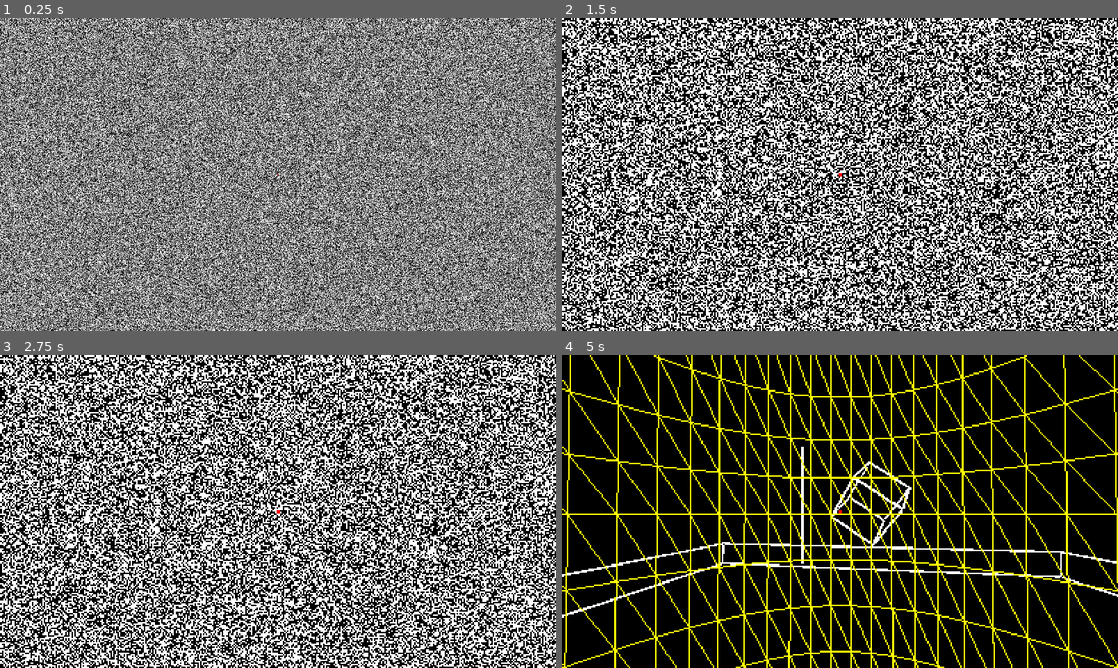
Above: before the commit, frames 1-4 (two rows, left to right).
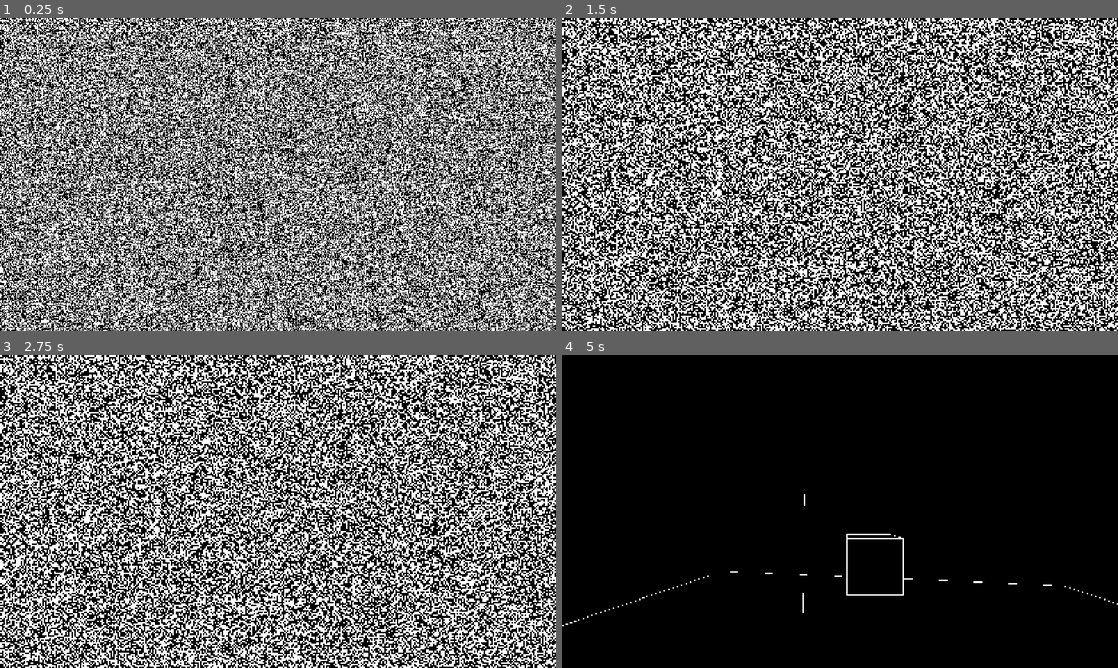
Above: after the commit, the same moments.

Repository: e-thab/motion-shaders
Game: Godot game, scene res://main.tscn
The game is run twice, just before and just after one commit, with the same random seed, the same clock (stepped at 60 frames per second) and the same inputs.
Inputs (mouse positions are in pixels of both pictures, inside the frame that each line leads up to):
- Up to frame 1 (0.25 s): no input
- Up to frame 2 (1.5 s): tap Enter (ui_accept) at 0.5 s; move the mouse to (867, 174) at 0.52 s; hold Up (ui_up) from 0.53 s (still down); tap Mouse wheel down (res_decrease) at 0.6 s; tap Space (jump) at 0.77 s; tap Mouse wheel up (res_increase) at 0.8, 1.35 s; move the mouse to (812, 174) at 1.27 s
- Up to frame 3 (2.75 s): keep holding Up (ui_up); tap Space (jump) at 1.52 s; tap V (wire_toggle, bound only before the commit) at 1.55, 2.1 s; move the mouse to (289, 505) at 2.02 s; tap G (toggle_occlusion, bound only after the commit) at 2.3 s
- Up to frame 4 (5 s): keep holding Up (ui_up); move the mouse to (834, 517) at 2.77 s; tap G (toggle_occlusion, bound only after the commit) at 2.85 s; tap Space (jump) at 3.02, 3.77, 4.52 s; tap Mouse wheel down (res_decrease) at 3.05 s; move the mouse to (878, 514) at 3.52 s; tap Ctrl (crouch) at 3.6 s; tap Mouse wheel up (res_increase) at 3.8 s; tap P (pause) at 4.15 s; move the mouse to (795, 508) at 4.27 s; tap F (overlay_toggle) at 4.35 s; tap V (wire_toggle, bound only before the commit) at 4.55 s

The runs differ from the first frame. In frame 1, 83% of the frame differs, in the area x 0-100%, y 0-100%; in frame 2, 1.0%; in frame 3, 12%; in frame 4, 15%.

Commit message:
fill group, cleanup, initial build

Diff:
--- a/CubeMesh.gd
+++ b/CubeMesh.gd
@@ -1,6 +1,7 @@
 extends MeshInstance3D
 
-var last_mouse_pos : Vector2 = Vector2.ZERO
+#var last_mouse_pos : Vector2 = Vector2.ZERO
+var paused = false
 
 
 # Called when the node enters the scene tree for the first time.
@@ -10,16 +11,19 @@
 
 # Called every frame. 'delta' is the elapsed time since the previous frame.
 func _process(delta):
-	#rotate(Vector3.UP, delta*PI/4)
-	pass
+	if !paused:
+		rotate(Vector3.UP, delta*PI/4)
 
-func _input(event):
-	# Mouse in viewport coordinates.
-	if event is InputEventMouseMotion:
-		var x_change = event.position.x - last_mouse_pos.x
-		var y_change = event.position.y - last_mouse_pos.y
+#func _input(event):
+	## Mouse in viewport coordinates.
+	#if event is InputEventMouseMotion:
+		#var x_change = event.position.x - last_mouse_pos.x
+		#var y_change = event.position.y - last_mouse_pos.y
+		#
+		#rotate(Vector3.UP, x_change/128)
+		#rotate(Vector3.RIGHT, y_change/128)
+		#
+		#last_mouse_pos = event.position
 
-		rotate(Vector3.UP, x_change/128)
-		rotate(Vector3.RIGHT, y_change/128)
-
-		last_mouse_pos = event.position
+func pause(mode = true):
+	paused = mode
--- a/main.gd
+++ b/main.gd
@@ -3,17 +3,20 @@
 @export var resolution_scale : int = 1
 
 @onready var rod : MeshInstance3D = $RodMesh
+@onready var cube : Node3D = $Cube
+
+@onready var character : CharacterBody3D = $Character
 @onready var charView : SubViewport = $Character/UserInterface/HeadcamVPContainer/HeadcamViewport
+@onready var charCam : Camera3D = $Character.CAMERA
 @onready var renderViewContainer : SubViewportContainer = $Character/UserInterface/RenderVPContainer
 @onready var renderView : SubViewport = $Character/UserInterface/RenderVPContainer/RenderViewport
-
-#@onready var stagingCam : Camera3D = $StagingVPContainer/StagingViewport/StagingCamera
-@onready var charCam : Camera3D = $Character.CAMERA
+@onready var spawnPos : Vector3 = $Character.position
 
 var time_elapsed = 0.0
 var frame_time = 2.0
 var snap = 0
 var paused = false
+var occluding = true
 
 var init_width = 1152
 var init_height = 648
@@ -39,35 +42,50 @@
 
 # Called every frame. 'delta' is the elapsed time since the previous frame.
 func _process(delta: float) -> void:
+	## Toggle pause state
 	if Input.is_action_just_pressed("pause"):
 		if paused:
 			paused = false
-			Engine.time_scale = 1.0
 		else:
 			paused = true
-			Engine.time_scale = 0.0
 
+	## Show/hide shader overlay
 	if Input.is_action_just_pressed("overlay_toggle"):
 		if renderViewContainer.visible:
 			renderViewContainer.hide()
 		else:
 			renderViewContainer.show()
 
-	if Input.is_action_just_pressed("wire_toggle"):
-		charView.debug_draw = Viewport.DEBUG_DRAW_WIREFRAME
-
+	## Increase/decrease resolution scale
 	if Input.is_action_just_released("res_increase"):
 		resolution_scale += 1
-		print(resolution_scale)
+		print("resolution scale: ", resolution_scale)
 		set_res_scale()
 	elif Input.is_action_just_released("res_decrease"):
 		resolution_scale = max(resolution_scale-1, 1)
-		print(resolution_scale)
+		print("resolution scale: ", resolution_scale)
 		set_res_scale()
 
-	## Oscillate the rod
-	rod.position.x = 3 * cos(time_elapsed*PI/6)
-	time_elapsed += delta
+	## Show/hide objects in 'fill' group based on toggle
+	if Input.is_action_just_pressed("toggle_occlusion"):
+		if occluding:
+			occluding = false
+			get_tree().call_group("fill", "hide")
+			print("occlusion off")
+		else:
+			occluding = true
+			get_tree().call_group("fill", "show")
+			print("occlusion on")
+
+	if !paused:
+		## Oscillate the rod & rotate the cube
+		rod.position.x = 3 * cos(time_elapsed*PI/6)
+		time_elapsed += delta
+		cube.rotate(Vector3.UP, delta*PI/4)
+
+	## Respawn if char has fallen some distance
+	if character.position.y < -50.0:
+		character.position = spawnPos
 
 	frame_time += delta
 	get_snapshots()
--- a/main.tscn
+++ b/main.tscn
@@ -8,7 +8,6 @@
 [ext_resource type="Material" uid="uid://bry5p6soxyg17" path="res://flat_material.tres" id="5_2nx5s"]
 [ext_resource type="Material" uid="uid://c0xbnijvt885a" path="res://vantablack.tres" id="5_27n1h"]
 [ext_resource type="Environment" uid="uid://bm8q134u8ih5q" path="res://binary_environment.tres" id="6_eemhp"]
-[ext_resource type="Script" path="res://CubeMesh.gd" id="6_ii5mm"]
 [ext_resource type="Texture2D" uid="uid://vxnop2gv25b1" path="res://images/square_2x2.png" id="7_sfkqm"]
 [ext_resource type="Script" path="res://fpc/debug.gd" id="7_y7c8x"]
 [ext_resource type="Script" path="res://fpc/EditorModule.gd" id="8_260n1"]
@@ -164,7 +163,7 @@
 tracks/0/type = "bezier"
 tracks/0/imported = false
 tracks/0/enabled = true
-tracks/0/path = NodePath("HeadcamViewport/Camera:position:x")
+tracks/0/path = NodePath("RemoteTransform3D:position:x")
 tracks/0/interp = 1
 tracks/0/loop_wrap = true
 tracks/0/keys = {
@@ -175,7 +174,7 @@
 tracks/1/type = "bezier"
 tracks/1/imported = false
 tracks/1/enabled = true
-tracks/1/path = NodePath("HeadcamViewport/Camera:position:y")
+tracks/1/path = NodePath("RemoteTransform3D:position:y")
 tracks/1/interp = 1
 tracks/1/loop_wrap = true
 tracks/1/keys = {
@@ -191,7 +190,7 @@
 tracks/0/type = "bezier"
 tracks/0/imported = false
 tracks/0/enabled = true
-tracks/0/path = NodePath("HeadcamViewport/Camera:position:x")
+tracks/0/path = NodePath("RemoteTransform3D:position:x")
 tracks/0/interp = 1
 tracks/0/loop_wrap = true
 tracks/0/keys = {
@@ -202,7 +201,7 @@
 tracks/1/type = "bezier"
 tracks/1/imported = false
 tracks/1/enabled = true
-tracks/1/path = NodePath("HeadcamViewport/Camera:position:y")
+tracks/1/path = NodePath("RemoteTransform3D:position:y")
 tracks/1/interp = 1
 tracks/1/loop_wrap = true
 tracks/1/keys = {
@@ -218,7 +217,7 @@
 tracks/0/type = "bezier"
 tracks/0/imported = false
 tracks/0/enabled = true
-tracks/0/path = NodePath("HeadcamViewport/Camera:position:x")
+tracks/0/path = NodePath("RemoteTransform3D:position:x")
 tracks/0/interp = 1
 tracks/0/loop_wrap = true
 tracks/0/keys = {
@@ -229,7 +228,7 @@
 tracks/1/type = "bezier"
 tracks/1/imported = false
 tracks/1/enabled = true
-tracks/1/path = NodePath("HeadcamViewport/Camera:position:y")
+tracks/1/path = NodePath("RemoteTransform3D:position:y")
 tracks/1/interp = 1
 tracks/1/loop_wrap = true
 tracks/1/keys = {
@@ -250,7 +249,7 @@
 tracks/0/type = "value"
 tracks/0/imported = false
 tracks/0/enabled = true
-tracks/0/path = NodePath("HeadcamViewport/Camera:rotation")
+tracks/0/path = NodePath("RemoteTransform3D:rotation")
 tracks/0/interp = 1
 tracks/0/loop_wrap = true
 tracks/0/keys = {
@@ -262,7 +261,7 @@
 tracks/1/type = "value"
 tracks/1/imported = false
 tracks/1/enabled = true
-tracks/1/path = NodePath("HeadcamViewport/Camera:position")
+tracks/1/path = NodePath("RemoteTransform3D:position")
 tracks/1/interp = 1
 tracks/1/loop_wrap = true
 tracks/1/keys = {
@@ -278,7 +277,7 @@
 tracks/0/type = "value"
 tracks/0/imported = false
 tracks/0/enabled = true
-tracks/0/path = NodePath("HeadcamViewport/Camera:rotation")
+tracks/0/path = NodePath("RemoteTransform3D:rotation")
 tracks/0/interp = 2
 tracks/0/loop_wrap = true
 tracks/0/keys = {
@@ -294,7 +293,7 @@
 tracks/0/type = "value"
 tracks/0/imported = false
 tracks/0/enabled = true
-tracks/0/path = NodePath("HeadcamViewport/Camera:rotation")
+tracks/0/path = NodePath("RemoteTransform3D:rotation")
 tracks/0/interp = 2
 tracks/0/loop_wrap = true
 tracks/0/keys = {
@@ -306,7 +305,7 @@
 tracks/1/type = "value"
 tracks/1/imported = false
 tracks/1/enabled = true
-tracks/1/path = NodePath("HeadcamViewport/Camera:position")
+tracks/1/path = NodePath("RemoteTransform3D:position")
 tracks/1/interp = 1
 tracks/1/loop_wrap = true
 tracks/1/keys = {
@@ -322,7 +321,7 @@
 tracks/0/type = "value"
 tracks/0/imported = false
 tracks/0/enabled = true
-tracks/0/path = NodePath("HeadcamViewport/Camera:rotation")
+tracks/0/path = NodePath("RemoteTransform3D:rotation")
 tracks/0/interp = 2
 tracks/0/loop_wrap = true
 tracks/0/keys = {
@@ -334,7 +333,7 @@
 tracks/1/type = "value"
 tracks/1/imported = false
 tracks/1/enabled = true
-tracks/1/path = NodePath("HeadcamViewport/Camera:position")
+tracks/1/path = NodePath("RemoteTransform3D:position")
 tracks/1/interp = 1
 tracks/1/loop_wrap = true
 tracks/1/keys = {
@@ -368,10 +367,10 @@
 
 [sub_resource type="SphereShape3D" id="SphereShape3D_k4wwl"]
 
-[sub_resource type="BoxMesh" id="BoxMesh_nk3eq"]
-
 [sub_resource type="BoxMesh" id="BoxMesh_kpu5m"]
 size = Vector3(0.02, 1.02, 0.02)
+
+[sub_resource type="BoxMesh" id="BoxMesh_nk3eq"]
 
 [sub_resource type="CapsuleMesh" id="CapsuleMesh_07ui4"]
 radius = 0.01
@@ -388,6 +387,7 @@
 
 [node name="Main" type="Node3D"]
 script = ExtResource("1_oeid1")
+resolution_scale = 2
 
 [node name="Character" type="CharacterBody3D" parent="." node_paths=PackedStringArray("HEAD", "CAMERA", "HEADBOB_ANIMATION", "JUMP_ANIMATION", "CROUCH_ANIMATION", "COLLISION_MESH")]
 transform = Transform3D(1, 0, 0, 0, 1, 0, 0, 0, 1, 0, 0, 1.90698)
@@ -500,6 +500,7 @@
 mouse_filter = 1
 
 [node name="Reticle" type="TextureRect" parent="Character/UserInterface/Overlay"]
+visible = false
 self_modulate = Color(1, 0, 0, 1)
 custom_minimum_size = Vector2(2, 2)
 layout_mode = 1
@@ -546,148 +547,149 @@
 [node name="EditorModule" type="Node" parent="Character"]
 script = ExtResource("8_260n1")
 
-[node name="CubeMesh" type="MeshInstance3D" parent="."]
-transform = Transform3D(1, 0, 0, 0, 1, -1.78814e-07, 0, -1.78814e-07, 1, 0, 0, -2.32466)
+[node name="Cube" type="Node3D" parent="."]
+transform = Transform3D(1, 0, 0, 0, 1, 0, 0, 0, 1, 0, 2.08167e-17, -2.325)
+
+[node name="Frame" type="Node3D" parent="Cube"]
+
+[node name="MeshInstance3D" type="MeshInstance3D" parent="Cube/Frame"]
+transform = Transform3D(1, 0, 0, 0, 1, -1.78814e-07, 0, -1.78814e-07, 1, 0.5, -8.9407e-08, 0.5)
+mesh = SubResource("BoxMesh_kpu5m")
+skeleton = NodePath("../../Fill")
+
+[node name="MeshInstance3D2" type="MeshInstance3D" parent="Cube/Frame"]
+transform = Transform3D(1, 0, 0, 0, 1, -1.78814e-07, 0, -1.78814e-07, 1, -0.5, 0, 0.5)
+mesh = SubResource("BoxMesh_kpu5m")
+skeleton = NodePath("../../Fill")
+
+[node name="MeshInstance3D3" type="MeshInstance3D" parent="Cube/Frame"]
+transform = Transform3D(1, 0, 0, 0, 1, -1.78814e-07, 0, -1.78814e-07, 1, 0.5, 0, -0.5)
+mesh = SubResource("BoxMesh_kpu5m")
+skeleton = NodePath("../../Fill")
+
+[node name="MeshInstance3D4" type="MeshInstance3D" parent="Cube/Frame"]
+transform = Transform3D(1, 0, 0, 0, 1, -1.78814e-07, 0, -1.78814e-07, 1, -0.5, 0, -0.5)
+mesh = SubResource("BoxMesh_kpu5m")
+skeleton = NodePath("../../Fill")
+
+[node name="MeshInstance3D5" type="MeshInstance3D" parent="Cube/Frame"]
+transform = Transform3D(1, 0, 0, 0, 1.35103e-07, -1, 0, 1, -2.22525e-07, 0.5, -0.500255, 0)
+mesh = SubResource("BoxMesh_kpu5m")
+skeleton = NodePath("../../Fill")
+
+[node name="MeshInstance3D6" type="MeshInstance3D" parent="Cube/Frame"]
+transform = Transform3D(1, 0, 0, 0, 1.35103e-07, -1, 0, 1, -2.22525e-07, -0.5, -0.499915, 0)
+mesh = SubResource("BoxMesh_kpu5m")
+skeleton = NodePath("../../Fill")
+
+[node name="MeshInstance3D7" type="MeshInstance3D" parent="Cube/Frame"]
+transform = Transform3D(1, 0, 0, 0, 1.35103e-07, -1, 0, 1, -2.22525e-07, 0.5, 0.500085, 0)
+mesh = SubResource("BoxMesh_kpu5m")
+skeleton = NodePath("../../Fill")
+
+[node name="MeshInstance3D8" type="MeshInstance3D" parent="Cube/Frame"]
+transform = Transform3D(1, 0, 0, 0, 1.35103e-07, -1, 0, 1, -2.22525e-07, -0.5, 0.500085, 0)
+mesh = SubResource("BoxMesh_kpu5m")
+skeleton = NodePath("../../Fill")
+
+[node name="MeshInstance3D9" type="MeshInstance3D" parent="Cube/Frame"]
+transform = Transform3D(-4.37114e-08, -1, 1.78814e-07, 1, -4.37114e-08, 7.81621e-15, 0, -1.78814e-07, 1, 4.51996e-08, 0.5, 0.5)
+mesh = SubResource("BoxMesh_kpu5m")
+skeleton = NodePath("../../Fill")
+
+[node name="MeshInstance3D10" type="MeshInstance3D" parent="Cube/Frame"]
+transform = Transform3D(-4.37114e-08, -1, 1.78814e-07, 1, -4.37114e-08, 7.81621e-15, 0, -1.78814e-07, 1, -4.96057e-10, -0.5, 0.5)
+mesh = SubResource("BoxMesh_kpu5m")
+skeleton = NodePath("../../Fill")
+
+[node name="MeshInstance3D11" type="MeshInstance3D" parent="Cube/Frame"]
+transform = Transform3D(-4.37114e-08, -1, 1.78814e-07, 1, -4.37114e-08, 7.81621e-15, 0, -1.78814e-07, 1, -4.42074e-08, 0.5, -0.5)
+mesh = SubResource("BoxMesh_kpu5m")
+skeleton = NodePath("../../Fill")
+
+[node name="MeshInstance3D12" type="MeshInstance3D" parent="Cube/Frame"]
+transform = Transform3D(-4.37114e-08, -1, 1.78814e-07, 1, -4.37114e-08, 7.81621e-15, 0, -1.78814e-07, 1, -4.96057e-10, -0.5, -0.5)
+mesh = SubResource("BoxMesh_kpu5m")
+skeleton = NodePath("../../Fill")
+
+[node name="Fill" type="MeshInstance3D" parent="Cube" groups=["fill"]]
+transform = Transform3D(1, 0, 0, 0, 1, -1.78814e-07, 0, -1.78814e-07, 1, 0, -2.08167e-17, 0.000339985)
 mesh = SubResource("BoxMesh_nk3eq")
+skeleton = NodePath("../..")
 surface_material_override/0 = ExtResource("5_27n1h")
-script = ExtResource("6_ii5mm")
-
-[node name="FrameMesh" type="MeshInstance3D" parent="."]
-transform = Transform3D(1, 0, 0, 0, 1, 0, 0, 0, 1, 0, 0, -2.325)
-script = ExtResource("6_ii5mm")
-
-[node name="MeshInstance3D" type="MeshInstance3D" parent="FrameMesh"]
-transform = Transform3D(1, 0, 0, 0, 1, -1.78814e-07, 0, -1.78814e-07, 1, 0.5, -8.9407e-08, 0.5)
-mesh = SubResource("BoxMesh_kpu5m")
-skeleton = NodePath("../../CubeMesh")
-
-[node name="MeshInstance3D2" type="MeshInstance3D" parent="FrameMesh"]
-transform = Transform3D(1, 0, 0, 0, 1, -1.78814e-07, 0, -1.78814e-07, 1, -0.5, 0, 0.5)
-mesh = SubResource("BoxMesh_kpu5m")
-skeleton = NodePath("../../CubeMesh")
-
-[node name="MeshInstance3D3" type="MeshInstance3D" parent="FrameMesh"]
-transform = Transform3D(1, 0, 0, 0, 1, -1.78814e-07, 0, -1.78814e-07, 1, 0.5, 0, -0.5)
-mesh = SubResource("BoxMesh_kpu5m")
-skeleton = NodePath("../../CubeMesh")
-
-[node name="MeshInstance3D4" type="MeshInstance3D" parent="FrameMesh"]
-transform = Transform3D(1, 0, 0, 0, 1, -1.78814e-07, 0, -1.78814e-07, 1, -0.5, 0, -0.5)
-mesh = SubResource("BoxMesh_kpu5m")
-skeleton = NodePath("../../CubeMesh")
-
-[node name="MeshInstance3D5" type="MeshInstance3D" parent="FrameMesh"]
-transform = Transform3D(1, 0, 0, 0, 1.35103e-07, -1, 0, 1, -2.22525e-07, 0.5, -0.500255, 0)
-mesh = SubResource("BoxMesh_kpu5m")
-skeleton = NodePath("../../CubeMesh")
-
-[node name="MeshInstance3D6" type="MeshInstance3D" parent="FrameMesh"]
-transform = Transform3D(1, 0, 0, 0, 1.35103e-07, -1, 0, 1, -2.22525e-07, -0.5, -0.499915, 0)
-mesh = SubResource("BoxMesh_kpu5m")
-skeleton = NodePath("../../CubeMesh")
-
-[node name="MeshInstance3D7" type="MeshInstance3D" parent="FrameMesh"]
-transform = Transform3D(1, 0, 0, 0, 1.35103e-07, -1, 0, 1, -2.22525e-07, 0.5, 0.500085, 0)
-mesh = SubResource("BoxMesh_kpu5m")
-skeleton = NodePath("../../CubeMesh")
-
-[node name="MeshInstance3D8" type="MeshInstance3D" parent="FrameMesh"]
-transform = Transform3D(1, 0, 0, 0, 1.35103e-07, -1, 0, 1, -2.22525e-07, -0.5, 0.500085, 0)
-mesh = SubResource("BoxMesh_kpu5m")
-skeleton = NodePath("../../CubeMesh")
-
-[node name="MeshInstance3D9" type="MeshInstance3D" parent="FrameMesh"]
-transform = Transform3D(-4.37114e-08, -1, 1.78814e-07, 1, -4.37114e-08, 7.81621e-15, 0, -1.78814e-07, 1, 4.51996e-08, 0.5, 0.5)
-mesh = SubResource("BoxMesh_kpu5m")
-skeleton = NodePath("../../CubeMesh")
-
-[node name="MeshInstance3D10" type="MeshInstance3D" parent="FrameMesh"]
-transform = Transform3D(-4.37114e-08, -1, 1.78814e-07, 1, -4.37114e-08, 7.81621e-15, 0, -1.78814e-07, 1, -4.96057e-10, -0.5, 0.5)
-mesh = SubResource("BoxMesh_kpu5m")
-skeleton = NodePath("../../CubeMesh")
-
-[node name="MeshInstance3D11" type="MeshInstance3D" parent="FrameMesh"]
-transform = Transform3D(-4.37114e-08, -1, 1.78814e-07, 1, -4.37114e-08, 7.81621e-15, 0, -1.78814e-07, 1, -4.42074e-08, 0.5, -0.5)
-mesh = SubResource("BoxMesh_kpu5m")
-skeleton = NodePath("../../CubeMesh")
-
-[node name="MeshInstance3D12" type="MeshInstance3D" parent="FrameMesh"]
-transform = Transform3D(-4.37114e-08, -1, 1.78814e-07, 1, -4.37114e-08, 7.81621e-15, 0, -1.78814e-07, 1, -4.96057e-10, -0.5, -0.5)
-mesh = SubResource("BoxMesh_kpu5m")
-skeleton = NodePath("../../CubeMesh")
 
 [node name="RodMesh" type="MeshInstance3D" parent="."]
 transform = Transform3D(1, 0, 0, 0, 1, 0, 0, 0, 1, 0, 0, -3.12999)
 mesh = SubResource("CapsuleMesh_07ui4")
 surface_material_override/0 = ExtResource("5_2nx5s")
 
-[node name="Node3D" type="Node3D" parent="."]
-
-[node name="CSGBox3D" type="CSGBox3D" parent="Node3D"]
+[node name="Floor" type="Node3D" parent="."]
+
+[node name="Frame" type="Node3D" parent="Floor"]
+transform = Transform3D(1, 0, 0, 0, 1, 0, 0, 0, 1, 0, -2.25, 0)
+
+[node name="MeshInstance3D" type="MeshInstance3D" parent="Floor/Frame"]
+transform = Transform3D(1, 0, 0, 0, 1, -1.78814e-07, 0, -1.78814e-07, 1, 7.5, 0, 7.5)
+mesh = SubResource("BoxMesh_tamp0")
+skeleton = NodePath("../../../Cube/Fill")
+
+[node name="MeshInstance3D2" type="MeshInstance3D" parent="Floor/Frame"]
+transform = Transform3D(1, 0, 0, 0, 1, -1.78814e-07, 0, -1.78814e-07, 1, -7.5, 0, 7.5)
+mesh = SubResource("BoxMesh_tamp0")
+skeleton = NodePath("../../../Cube/Fill")
+
+[node name="MeshInstance3D3" type="MeshInstance3D" parent="Floor/Frame"]
+transform = Transform3D(1, 0, 0, 0, 1, -1.78814e-07, 0, -1.78814e-07, 1, 7.5, 0, -7.5)
+mesh = SubResource("BoxMesh_tamp0")
+skeleton = NodePath("../../../Cube/Fill")
+
+[node name="MeshInstance3D4" type="MeshInstance3D" parent="Floor/Frame"]
+transform = Transform3D(1, 0, 0, 0, 1, -1.78814e-07, 0, -1.78814e-07, 1, -7.5, 0, -7.5)
+mesh = SubResource("BoxMesh_tamp0")
+skeleton = NodePath("../../../Cube/Fill")
+
+[node name="MeshInstance3D5" type="MeshInstance3D" parent="Floor/Frame"]
+transform = Transform3D(1, 0, 0, 0, 1.35103e-07, -1, 0, 1, -2.22525e-07, 7.5, -0.500255, 0)
+mesh = SubResource("BoxMesh_2ygx1")
+skeleton = NodePath("../../../Cube/Fill")
+
+[node name="MeshInstance3D6" type="MeshInstance3D" parent="Floor/Frame"]
+transform = Transform3D(1, 0, 0, 0, 1.35103e-07, -1, 0, 1, -2.22525e-07, -7.5, -0.499915, 0)
+mesh = SubResource("BoxMesh_2ygx1")
+skeleton = NodePath("../../../Cube/Fill")
+
+[node name="MeshInstance3D7" type="MeshInstance3D" parent="Floor/Frame"]
+transform = Transform3D(1, 0, 0, 0, 1.35103e-07, -1, 0, 1, -2.22525e-07, 7.5, 0.500085, 0)
+mesh = SubResource("BoxMesh_2ygx1")
+skeleton = NodePath("../../../Cube/Fill")
+
+[node name="MeshInstance3D8" type="MeshInstance3D" parent="Floor/Frame"]
+transform = Transform3D(1, 0, 0, 0, 1.35103e-07, -1, 0, 1, -2.22525e-07, -7.5, 0.500085, 0)
+mesh = SubResource("BoxMesh_2ygx1")
+skeleton = NodePath("../../../Cube/Fill")
+
+[node name="MeshInstance3D9" type="MeshInstance3D" parent="Floor/Frame"]
+transform = Transform3D(-4.37114e-08, -1, 1.78814e-07, 1, -4.37114e-08, 7.81621e-15, 0, -1.78814e-07, 1, 4.51996e-08, 0.5, 7.5)
+mesh = SubResource("BoxMesh_h0axh")
+skeleton = NodePath("../../../Cube/Fill")
+
+[node name="MeshInstance3D10" type="MeshInstance3D" parent="Floor/Frame"]
+transform = Transform3D(-4.37114e-08, -1, 1.78814e-07, 1, -4.37114e-08, 7.81621e-15, 0, -1.78814e-07, 1, -4.96057e-10, -0.5, 7.5)
+mesh = SubResource("BoxMesh_h0axh")
+skeleton = NodePath("../../../Cube/Fill")
+
+[node name="MeshInstance3D11" type="MeshInstance3D" parent="Floor/Frame"]
+transform = Transform3D(-4.37114e-08, -1, 1.78814e-07, 1, -4.37114e-08, 7.81621e-15, 0, -1.78814e-07, 1, -4.42074e-08, 0.5, -7.5)
+mesh = SubResource("BoxMesh_h0axh")
+skeleton = NodePath("../../../Cube/Fill")
+
+[node name="MeshInstance3D12" type="MeshInstance3D" parent="Floor/Frame"]
+transform = Transform3D(-4.37114e-08, -1, 1.78814e-07, 1, -4.37114e-08, 7.81621e-15, 0, -1.78814e-07, 1, -4.96057e-10, -0.5, -7.5)
+mesh = SubResource("BoxMesh_h0axh")
+skeleton = NodePath("../../../Cube/Fill")
+
+[node name="CSGBox3D" type="CSGBox3D" parent="Floor" groups=["fill"]]
 transform = Transform3D(1, 0, 0, 0, 1, 0, 0, 0, 1, 0, -2.25, 0)
 use_collision = true
 size = Vector3(15, 1, 15)
 material = ExtResource("5_27n1h")
-
-[node name="CSGFrameMeshWIP" type="MeshInstance3D" parent="Node3D"]
-transform = Transform3D(1, 0, 0, 0, 1, 0, 0, 0, 1, 0, -2.25, 0)
-
-[node name="MeshInstance3D" type="MeshInstance3D" parent="Node3D/CSGFrameMeshWIP"]
-transform = Transform3D(1, 0, 0, 0, 1, -1.78814e-07, 0, -1.78814e-07, 1, 7.5, 0, 7.5)
-mesh = SubResource("BoxMesh_tamp0")
-skeleton = NodePath("../../../CubeMesh")
-
-[node name="MeshInstance3D2" type="MeshInstance3D" parent="Node3D/CSGFrameMeshWIP"]
-transform = Transform3D(1, 0, 0, 0, 1, -1.78814e-07, 0, -1.78814e-07, 1, -7.5, 0, 7.5)
-mesh = SubResource("BoxMesh_tamp0")
-skeleton = NodePath("../../../CubeMesh")
-
-[node name="MeshInstance3D3" type="MeshInstance3D" parent="Node3D/CSGFrameMeshWIP"]
-transform = Transform3D(1, 0, 0, 0, 1, -1.78814e-07, 0, -1.78814e-07, 1, 7.5, 0, -7.5)
-mesh = SubResource("BoxMesh_tamp0")
-skeleton = NodePath("../../../CubeMesh")
-
-[node name="MeshInstance3D4" type="MeshInstance3D" parent="Node3D/CSGFrameMeshWIP"]
-transform = Transform3D(1, 0, 0, 0, 1, -1.78814e-07, 0, -1.78814e-07, 1, -7.5, 0, -7.5)
-mesh = SubResource("BoxMesh_tamp0")
-skeleton = NodePath("../../../CubeMesh")
-
-[node name="MeshInstance3D5" type="MeshInstance3D" parent="Node3D/CSGFrameMeshWIP"]
-transform = Transform3D(1, 0, 0, 0, 1.35103e-07, -1, 0, 1, -2.22525e-07, 7.5, -0.500255, 0)
-mesh = SubResource("BoxMesh_2ygx1")
-skeleton = NodePath("../../../CubeMesh")
-
-[node name="MeshInstance3D6" type="MeshInstance3D" parent="Node3D/CSGFrameMeshWIP"]
-transform = Transform3D(1, 0, 0, 0, 1.35103e-07, -1, 0, 1, -2.22525e-07, -7.5, -0.499915, 0)
-mesh = SubResource("BoxMesh_2ygx1")
-skeleton = NodePath("../../../CubeMesh")
-
-[node name="MeshInstance3D7" type="MeshInstance3D" parent="Node3D/CSGFrameMeshWIP"]
-transform = Transform3D(1, 0, 0, 0, 1.35103e-07, -1, 0, 1, -2.22525e-07, 7.5, 0.500085, 0)
-mesh = SubResource("BoxMesh_2ygx1")
-skeleton = NodePath("../../../CubeMesh")
-
-[node name="MeshInstance3D8" type="MeshInstance3D" parent="Node3D/CSGFrameMeshWIP"]
-transform = Transform3D(1, 0, 0, 0, 1.35103e-07, -1, 0, 1, -2.22525e-07, -7.5, 0.500085, 0)
-mesh = SubResource("BoxMesh_2ygx1")
-skeleton = NodePath("../../../CubeMesh")
-
-[node name="MeshInstance3D9" type="MeshInstance3D" parent="Node3D/CSGFrameMeshWIP"]
-transform = Transform3D(-4.37114e-08, -1, 1.78814e-07, 1, -4.37114e-08, 7.81621e-15, 0, -1.78814e-07, 1, 4.51996e-08, 0.5, 7.5)
-mesh = SubResource("BoxMesh_h0axh")
-skeleton = NodePath("../../../CubeMesh")
-
-[node name="MeshInstance3D10" type="MeshInstance3D" parent="Node3D/CSGFrameMeshWIP"]
-transform = Transform3D(-4.37114e-08, -1, 1.78814e-07, 1, -4.37114e-08, 7.81621e-15, 0, -1.78814e-07, 1, -4.96057e-10, -0.5, 7.5)
-mesh = SubResource("BoxMesh_h0axh")
-skeleton = NodePath("../../../CubeMesh")
-
-[node name="MeshInstance3D11" type="MeshInstance3D" parent="Node3D/CSGFrameMeshWIP"]
-transform = Transform3D(-4.37114e-08, -1, 1.78814e-07, 1, -4.37114e-08, 7.81621e-15, 0, -1.78814e-07, 1, -4.42074e-08, 0.5, -7.5)
-mesh = SubResource("BoxMesh_h0axh")
-skeleton = NodePath("../../../CubeMesh")
-
-[node name="MeshInstance3D12" type="MeshInstance3D" parent="Node3D/CSGFrameMeshWIP"]
-transform = Transform3D(-4.37114e-08, -1, 1.78814e-07, 1, -4.37114e-08, 7.81621e-15, 0, -1.78814e-07, 1, -4.96057e-10, -0.5, -7.5)
-mesh = SubResource("BoxMesh_h0axh")
-skeleton = NodePath("../../../CubeMesh")
--- a/project.godot
+++ b/project.godot
@@ -19,6 +19,10 @@
 [display]
 
 window/stretch/mode="viewport"
+
+[global_group]
+
+fill="Filler mesh within a frame mesh"
 
 [input]
 
@@ -78,9 +82,9 @@
 , Object(InputEventKey,"resource_local_to_scene":false,"resource_name":"","device":-1,"window_id":0,"alt_pressed":false …(182 unchanged characters)…
 ]
 }
-wire_toggle={
+toggle_occlusion={
 "deadzone": 0.5,
-"events": [Object(InputEventKey,"resource_local_to_scene":fa …(140 unchanged characters)… d":false,"keycode":0,"physical_keycode":86,"key_label":0,"unicode":118,"location":0,"echo":false,"script":null)
+"events": [Object(InputEventKey,"resource_local_to_scene":fa …(140 unchanged characters)… d":false,"keycode":0,"physical_keycode":71,"key_label":0,"unicode":103,"location":0,"echo":false,"script":null)
 ]
 }
 
Not shown, changed: export_presets.cfg
Not shown: 1 places in main.tscn that only renumber resources
